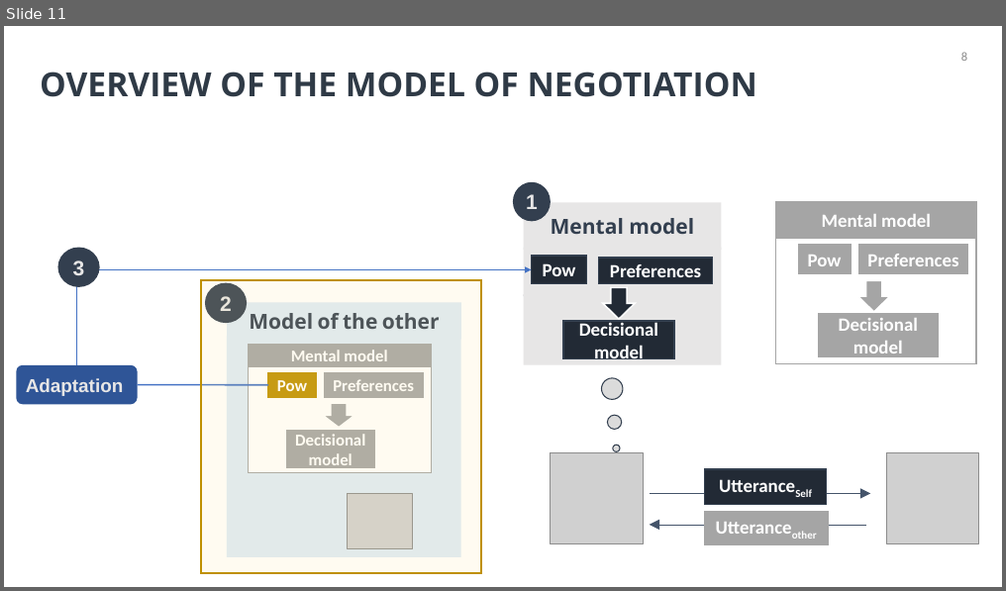
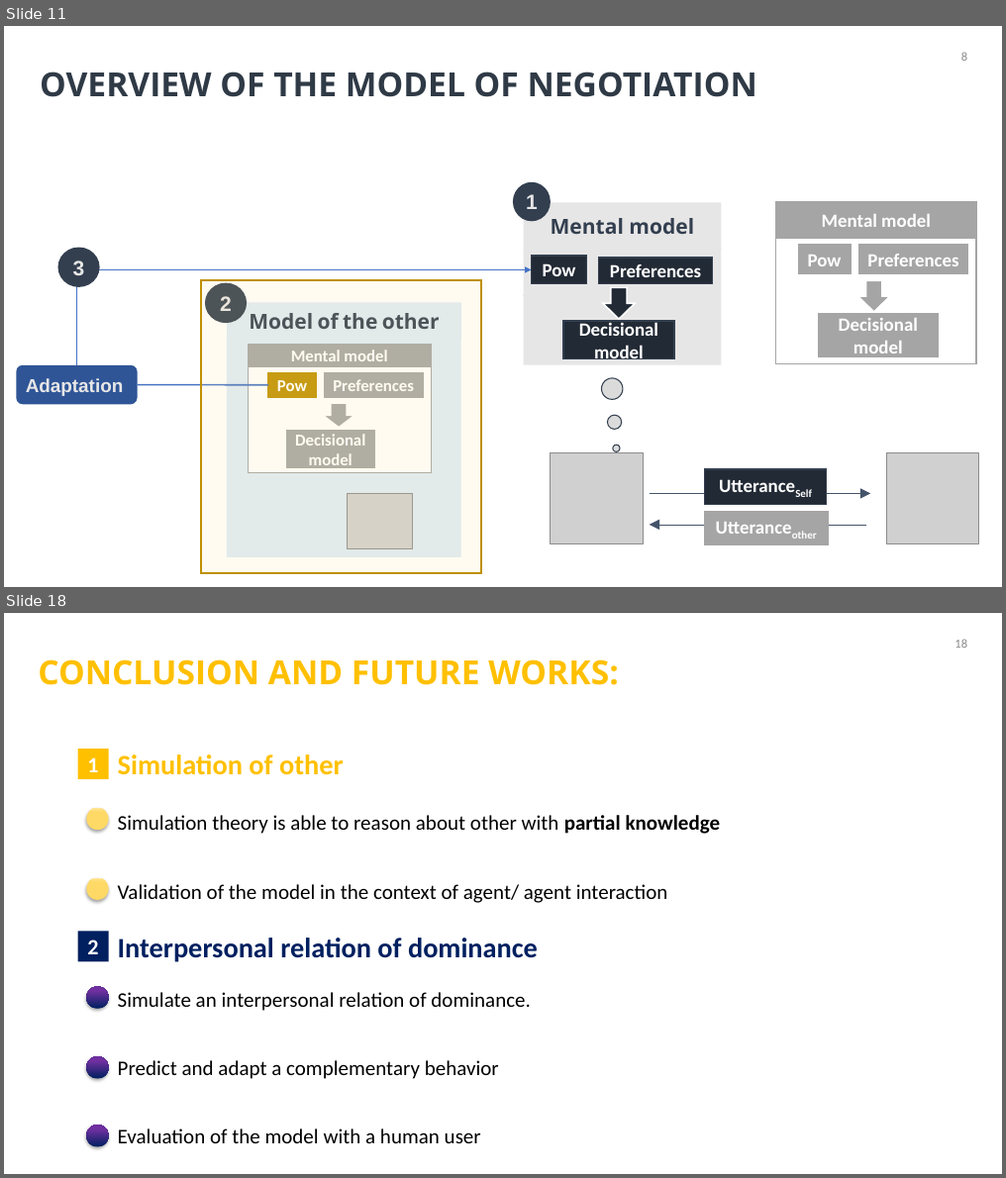
Before and after one commit to Olydia/Discolog, a slide deck: papers/Presentations/intellisys/intellysis.pptx. Shown one above the other, each under a label of ours: slide 11 before the commit, slides 11 and 18 after it; the slides between them are not shown. The pictures are 1006x591 and 1006x1178 pixels, drawn with LibreOffice and Linux fonts; fonts in the diff are those of the drawing; grey boxes stand for pictures. Boxes give left, top, right and bottom in pixels: in the first picture for what was removed or moved away, otherwise in the second. Text is boxed around its words. In the diff, an @@ line names an element or a change of style, - is before the commit and + after.

```diff
--- a/papers/Presentations/intellisys/intellysis.pptx
+++ b/papers/Presentations/intellisys/intellysis.pptx
@@ slide 18 added at box(4, 613, 1002, 1174), background #FFFFFF @@
@@ page number added at box(954, 639, 967, 648), 12 pt, text #8C8C8C @@
+18
@@ title added at box(38, 660, 619, 685), 32 pt, text #FFC000, bold @@
+CONCLUSION AND FUTURE WORKS:
@@ rectangle added at box(78, 749, 109, 779), fill #FFC000, 21 pt, text #FFFFFF, bold @@
+1
@@ text added at box(118, 755, 344, 775), 27 pt, text #FFC000, bold @@
+Simulation of other
@@ ellipse added at box(86, 808, 108, 830), fill gradient #FFD966 to #FFE699 @@
@@ text added at box(118, 815, 721, 903), 20 pt, text #000000 @@
+Simulation theory is able to reason about other with partial knowledge
+Validation of the model in the context of agent/ agent interaction
@@ ellipse added at box(86, 878, 108, 900), fill gradient #FFD966 to #FFE699 @@
@@ rectangle added at box(78, 931, 109, 961), fill #002060, 21 pt, text #FFFFFF, bold @@
+2
@@ text added at box(118, 938, 538, 962), 27 pt, text #002060, bold @@
+Interpersonal relation of dominance
@@ ellipse added at box(86, 986, 108, 1008), fill gradient #002060 to #7030A0 @@
@@ text added at box(118, 992, 531, 1144), 20 pt, text #000000 @@
+Simulate an interpersonal relation of dominance.
+Predict and adapt a complementary behavior
+Evaluation of the model with a human user
@@ ellipse added at box(86, 1057, 108, 1078), fill gradient #002060 to #7030A0 @@
@@ ellipse added at box(86, 1125, 108, 1147), fill gradient #002060 to #7030A0 @@
```
Also in this commit, not shown: 10 slides changed, 3 other slides added, 2 other files.
